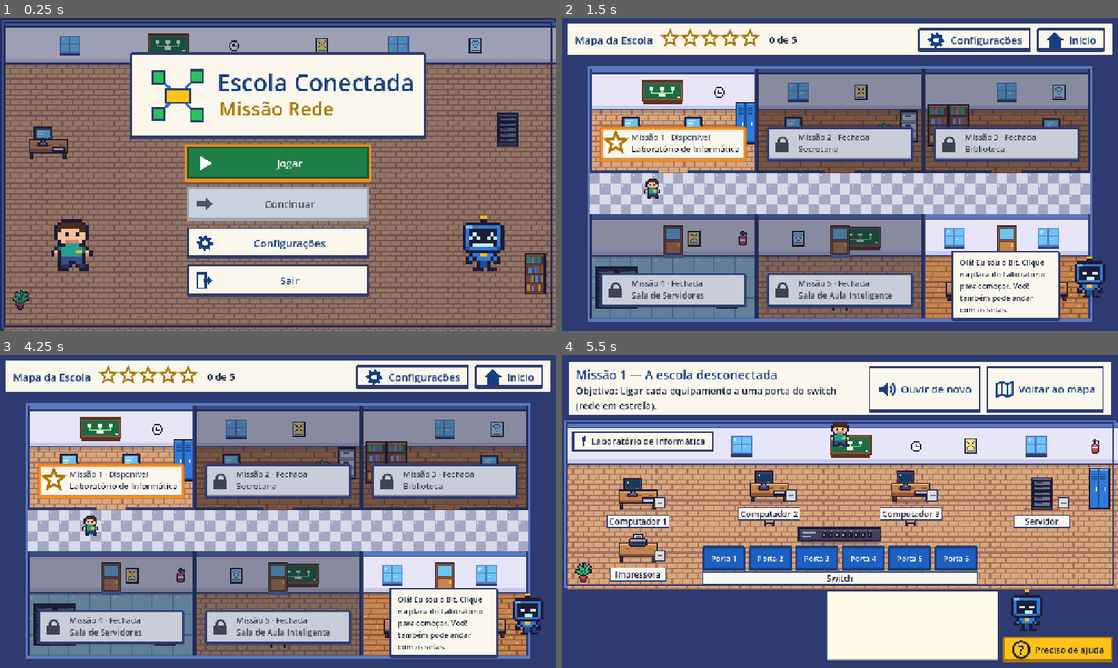
Above: before the commit, frames 1-4 (two rows, left to right).
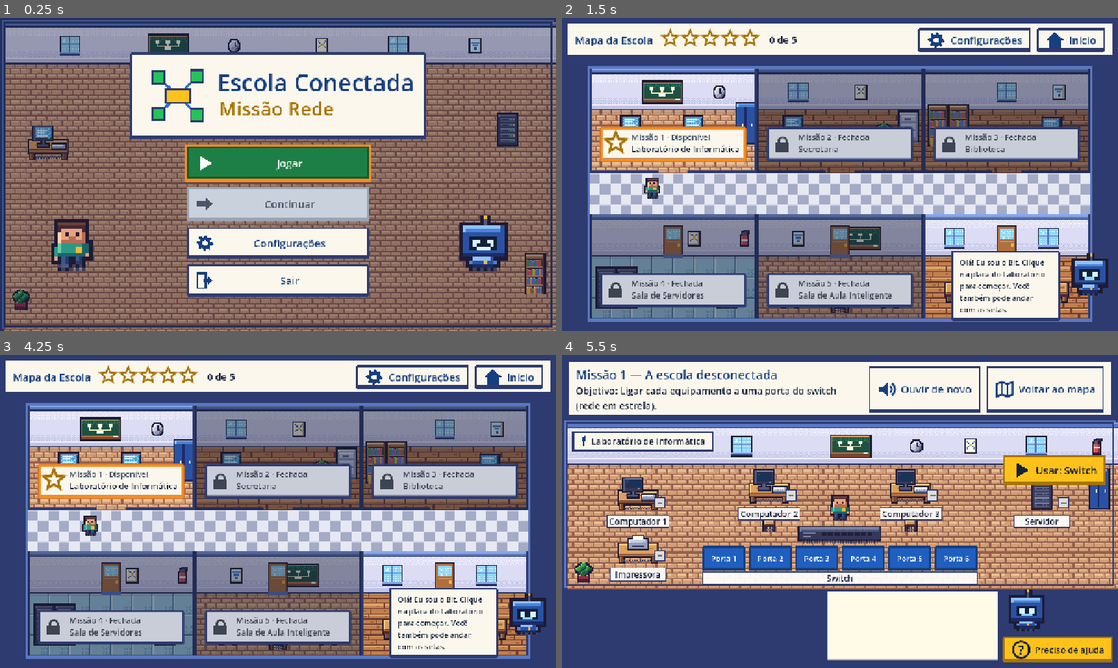
Above: after the commit, the same moments.

Repository: c1miano/escola-conectada-missao-rede
Game: Godot game, scene res://scenes/Main.tscn
Two runs of this game, one before a commit and one after it. Both use one fixed random seed, a clock stepped at 60 frames per second and the inputs below.
Inputs (mouse positions are in pixels of both pictures, inside the frame that each line leads up to):
- Up to frame 1 (0.25 s): no input
- Up to frame 2 (1.5 s): click "Jogar" at 0.5 s; click "Escolher" at 1.25 s
- Up to frame 3 (4.25 s): click "Início" at 2 s; click "Jogar" at 2.75 s; click "Escolher" at 3.5 s
- Up to frame 4 (5.5 s): click (673, 480) at 4.27 s; click "Começar" at 5 s

The runs differ from the first frame. In frame 1, 4.1% of the frame differs, in the area x 1-100%, y 1-100%; in frame 2, 7.3%; in frame 3, 7.2%; in frame 4, 8.1%, in the area x 1-100%, y 21-89%.

Commit message:
Pixel art v2: rampas, sombreado em faixas, caminhada de 4 quadros e validação
Aplica as técnicas dos guias td2d (threedee-twodee) no gerador 2D:
rampas por material com hue shift, luz de cima/esquerda, linhas internas,
contorno automático, sombra pontilhada, limpeza de pixels soltos,
personagens por partes (andar 4 quadros, respirar 2 quadros, leste espelhado)
e validação de paleta, cores, pixels soltos e tremido.

Co-Authored-By: Claude Opus 5.5 <noreply@anthropic.com>
Claude-Session: https://claude.ai/code/session_01ULB8X7t9abp3p422H2gXDy

Diff:
--- a/scripts/missions/mission_3.gd
+++ b/scripts/missions/mission_3.gd
@@ -20,7 +20,7 @@
 func setup() -> void:
 	floor_tile = "piso_madeira"
 	wall_items = [["janela", 0.30], ["cartaz_wifi", 0.42], ["relogio", 0.5], ["janela", 0.62], ["cartaz_rede", 0.72]]
-	floor_items = [["estante", Vector2(0.03, 0.85)], ["estante", Vector2(0.97, 0.85)], ["estante", Vector2(0.30, 0.9)], ["estante", Vector2(0.70, 0.9)]]
+	floor_items = [["estante", Vector2(0.03, 0.74)], ["estante", Vector2(0.97, 0.74)], ["estante", Vector2(0.30, 0.76)], ["estante", Vector2(0.70, 0.76)]]
 	place_icon = "report"
 	set_objective("Fazer a mensagem chegar ao servidor e abrir o site da feira.")
 	pc = DeviceView.new("pc", "Computador da biblioteca", "IP: 192.168.1.20")
--- a/scripts/missions/mission_5.gd
+++ b/scripts/missions/mission_5.gd
@@ -246,11 +246,21 @@
 	person = Control.new()
 	person.custom_minimum_size = Vector2(64, 64)
 	person.mouse_filter = Control.MOUSE_FILTER_IGNORE
-	person.draw.connect(func(): Sprites.draw(person, "visitante", Vector2.ZERO, 4))
+	var walk := {"t": 0.0, "moving": true}
+	person.set_meta("walk", walk)
+	person.draw.connect(func():
+		var w: Dictionary = person.get_meta("walk")
+		Sprites.draw(person, Walker.frame_name("visitante", "esquerda" if w.moving else "baixo", w.moving, w.t, w.t), Vector2.ZERO, 4))
 	place(person, Vector2(0.98, 0.62))
 	var t := animate("m5_presenca")
-	t.tween_method(func(x: float): move_to(person, Vector2(x, 0.62)), 0.98, 0.64, 1.4)
-	t.tween_callback(func():
+	t.tween_method(func(x: float):
+		move_to(person, Vector2(x, 0.62))
+		var w: Dictionary = person.get_meta("walk")
+		w.t += 1.0 / 60.0
+		person.queue_redraw(), 0.98, 0.64, 1.4)
+	t.tween_callback(func():
+		person.get_meta("walk").moving = false
+		person.queue_redraw()
 		iot.value_text = "Presença!"
 		iot.queue_redraw())
 	send_packet(t, "Presença detectada", [iot, ap, sw, panel], Palette.ATTENTION, 0.5)
--- a/scripts/missions/mission_base.gd
+++ b/scripts/missions/mission_base.gd
@@ -61,8 +61,8 @@
 	DeviceView.interceptor = _walk_and_use
 	setup()
 	walker = Walker.new()
+	walker.visible = false
 	stage.add_child(walker)
-	_place_walker.call_deferred()
 
 
 func _exit_tree() -> void:
@@ -302,6 +302,12 @@
 func _update_walker(delta: float) -> void:
 	if walker == null:
 		return
+	if not walker.visible:
+		# só posiciona quando a sala já tem o tamanho final
+		if stage.size.y < Room.WALL_H + 120:
+			return
+		_place_walker()
+		walker.visible = true
 	if not walker.walking_to_target() and not busy:
 		var dir := Vector2.ZERO
 		if Input.is_key_pressed(KEY_A) or Input.is_key_pressed(KEY_LEFT):
--- a/scripts/screens/map_screen.gd
+++ b/scripts/screens/map_screen.gd
@@ -38,6 +38,7 @@
 var player_pos := Vector2.ZERO      # em pixels, relativo à origem do mapa (pés do personagem)
 var facing := "baixo"
 var _walk_t := 0.0
+var _idle_t := 0.0
 var _moving := false
 var _route: Array = []              # pontos para andar sozinho
 var _route_target := 0
@@ -231,6 +232,7 @@
 			dir = to.normalized()
 			player_pos += dir * minf(SPEED * delta, to.length())
 	_moving = dir != Vector2.ZERO
+	_idle_t += delta
 	if _moving:
 		_walk_t += delta
 		if absf(dir.x) > absf(dir.y):
@@ -327,8 +329,7 @@
 
 
 func _draw_player(o: Vector2) -> void:
-	var frame := int(_walk_t * 8.0) % 2 if _moving else 0
-	var name := "tecnico_%s_%d" % [facing, frame]
+	var name := Walker.frame_name("tecnico", facing, _moving, _walk_t, _idle_t)
 	var sz := Sprites.size_of(name)
 	var feet := o + player_pos
 	map.draw_rect(Rect2(feet + Vector2(-sz.x * 0.3, -6), Vector2(sz.x * 0.6, 8)), Color(0.1, 0.1, 0.25, 0.3))
--- a/scripts/ui/bit_view.gd
+++ b/scripts/ui/bit_view.gd
@@ -16,8 +16,7 @@
 
 func _process(delta: float) -> void:
 	_blink += delta
-	if fmod(_blink, 4.0) < 0.15 or fmod(_blink, 4.0) > 3.85:
-		queue_redraw()
+	queue_redraw()
 
 
 func celebrate() -> void:
@@ -37,4 +36,6 @@
 		name = "bit_pensando"
 	if fmod(_blink, 4.0) < 0.15 and mood == "normal":
 		name = "bit_pensando"
-	Sprites.draw_centered(self, name, size / 2.0, 6)
+	# flutua 1 "pixel" do sprite para cima e para baixo (movimento em degraus, sem borrar)
+	var bob := -6.0 if fmod(_blink, 1.2) < 0.6 else 0.0
+	Sprites.draw_centered(self, name, size / 2.0 + Vector2(0, bob), 6)
--- a/scripts/ui/device_view.gd
+++ b/scripts/ui/device_view.gd
@@ -159,8 +159,6 @@
 	var sz := Sprites.size_of(sprite_name())
 	var origin := (c - sz / 2.0).round()
 	var sprite_rect := Rect2(origin, sz)
-	# sombra no chão
-	art.draw_rect(Rect2(origin + Vector2(6, sz.y - 6), Vector2(sz.x - 12, 6)), Color(0.1, 0.1, 0.25, 0.25))
 	if highlighted:
 		var pulse := 0.5 + 0.5 * sin(_t * 5.0)
 		var hr := sprite_rect.grow(6 + round(pulse * 4))
--- a/scripts/ui/walker.gd
+++ b/scripts/ui/walker.gd
@@ -65,6 +65,8 @@
 			moving = true
 	if moving:
 		_t += delta
+	else:
+		_idle_t += delta
 	queue_redraw()
 
 
@@ -87,7 +89,16 @@
 		facing = "baixo" if dir.y > 0 else "cima"
 
 
+var who := "tecnico"
+var _idle_t := 0.0
+
+
+## Nome do quadro atual: caminhada de 4 quadros a 10 por segundo, ou respiração parado (2 quadros).
+static func frame_name(p_who: String, p_facing: String, p_moving: bool, walk_t: float, idle_t: float) -> String:
+	if p_moving:
+		return "%s_%s_%d" % [p_who, p_facing, int(walk_t * 10.0) % 4]
+	return "%s_%s_parado_%d" % [p_who, p_facing, int(idle_t * 1.6) % 2]
+
+
 func _draw() -> void:
-	var frame := int(_t * 8.0) % 2 if moving else 0
-	draw_rect(Rect2(Vector2(size.x * 0.2, size.y - 8), Vector2(size.x * 0.6, 8)), Color(0.1, 0.1, 0.25, 0.3))
-	Sprites.draw(self, "tecnico_%s_%d" % [facing, frame], Vector2.ZERO, SCALE)
+	Sprites.draw(self, frame_name(who, facing, moving, _t, _idle_t), Vector2.ZERO, SCALE)
--- /dev/null
+++ b/tools/pixelart/validacao.json
@@ -0,0 +1,767 @@
+{
+  "sprites": {
+    "piso_tijolo": {
+      "tamanho": [
+        16,
+        16
+      ],
+      "cores": 4,
+      "pixels_soltos": 0
+    },
+    "piso_madeira": {
+      "tamanho": [
+        16,
+        16
+      ],
+      "cores": 4,
+      "pixels_soltos": 0
+    },
+    "piso_frio": {
+      "tamanho": [
+        16,
+        16
+      ],
+      "cores": 4,
+      "pixels_soltos": 0
+    },
+    "piso_corredor": {
+      "tamanho": [
+        16,
+        16
+      ],
+      "cores": 3,
+      "pixels_soltos": 0
+    },
+    "parede": {
+      "tamanho": [
+        16,
+        32
+      ],
+      "cores": 6,
+      "pixels_soltos": 0
+    },
+    "moldura": {
+      "tamanho": [
+        16,
+        16
+      ],
+      "cores": 3,
+      "pixels_soltos": 0
+    },
+    "quadro": {
+      "tamanho": [
+        32,
+        18
+      ],
+      "cores": 8,
+      "pixels_soltos": 0
+    },
+    "relogio": {
+      "tamanho": [
+        10,
+        10
+      ],
+      "cores": 6,
+      "pixels_soltos": 0
+    },
+    "janela": {
+      "tamanho": [
+        16,
+        16
+      ],
+      "cores": 6,
+      "pixels_soltos": 0
+    },
+    "cartaz_rede": {
+      "tamanho": [
+        10,
+        12
+      ],
+      "cores": 6,
+      "pixels_soltos": 0
+    },
+    "cartaz_wifi": {
+      "tamanho": [
+        10,
+        12
+      ],
+      "cores": 5,
+      "pixels_soltos": 0
+    },
+    "bilhete": {
+      "tamanho": [
+        9,
+        9
+      ],
+      "cores": 3,
+      "pixels_soltos": 0
+    },
+    "extintor": {
+      "tamanho": [
+        9,
+        13
+      ],
+      "cores": 8,
+      "pixels_soltos": 0
+    },
+    "mesa": {
+      "tamanho": [
+        32,
+        16
+      ],
+      "cores": 7,
+      "pixels_soltos": 18
+    },
+    "mesinha": {
+      "tamanho": [
+        16,
+        16
+      ],
+      "cores": 7,
+      "pixels_soltos": 4
+    },
+    "cadeira": {
+      "tamanho": [
+        16,
+        16
+      ],
+      "cores": 7,
+      "pixels_soltos": 2
+    },
+    "estante": {
+      "tamanho": [
+        16,
+        32
+      ],
+      "cores": 16,
+      "pixels_soltos": 0
+    },
+    "armario": {
+      "tamanho": [
+        16,
+        32
+      ],
+      "cores": 6,
+      "pixels_soltos": 0
+    },
+    "arquivo": {
+      "tamanho": [
+        16,
+        24
+      ],
+      "cores": 5,
+      "pixels_soltos": 0
+    },
+    "planta": {
+      "tamanho": [
+        16,
+        16
+      ],
+      "cores": 9,
+      "pixels_soltos": 0
+    },
+    "rack": {
+      "tamanho": [
+        16,
+        32
+      ],
+      "cores": 7,
+      "pixels_soltos": 0
+    },
+    "porta": {
+      "tamanho": [
+        16,
+        24
+      ],
+      "cores": 8,
+      "pixels_soltos": 0
+    },
+    "impressora": {
+      "tamanho": [
+        32,
+        26
+      ],
+      "cores": 14,
+      "pixels_soltos": 18
+    },
+    "sensor_temp": {
+      "tamanho": [
+        32,
+        26
+      ],
+      "cores": 13,
+      "pixels_soltos": 4
+    },
+    "bit": {
+      "tamanho": [
+        16,
+        16
+      ],
+      "cores": 11,
+      "pixels_soltos": 0
+    },
+    "bit_feliz": {
+      "tamanho": [
+        16,
+        16
+      ],
+      "cores": 10,
+      "pixels_soltos": 0
+    },
+    "bit_pensando": {
+      "tamanho": [
+        16,
+        16
+      ],
+      "cores": 10,
+      "pixels_soltos": 0
+    },
+    "pc_off": {
+      "tamanho": [
+        32,
+        26
+      ],
+      "cores": 16,
+      "pixels_soltos": 18
+    },
+    "notebook_off": {
+      "tamanho": [
+        32,
+        26
+      ],
+      "cores": 14,
+      "pixels_soltos": 18
+    },
+    "servidor_off": {
+      "tamanho": [
+        32,
+        26
+      ],
+      "cores": 6,
+      "pixels_soltos": 0
+    },
+    "switch_off": {
+      "tamanho": [
+        64,
+        16
+      ],
+      "cores": 6,
+      "pixels_soltos": 0
+    },
+    "ap_off": {
+      "tamanho": [
+        32,
+        26
+      ],
+      "cores": 13,
+      "pixels_soltos": 4
+    },
+    "painel_off": {
+      "tamanho": [
+        32,
+        26
+      ],
+      "cores": 11,
+      "pixels_soltos": 18
+    },
+    "lampada_off": {
+      "tamanho": [
+        32,
+        26
+      ],
+      "cores": 13,
+      "pixels_soltos": 4
+    },
+    "sensor_pres_off": {
+      "tamanho": [
+        32,
+        26
+      ],
+      "cores": 15,
+      "pixels_soltos": 4
+    },
+    "pc_on": {
+      "tamanho": [
+        32,
+        26
+      ],
+      "cores": 18,
+      "pixels_soltos": 18
+    },
+    "notebook_on": {
+      "tamanho": [
+        32,
+        26
+      ],
+      "cores": 16,
+      "pixels_soltos": 18
+    },
+    "servidor_on": {
+      "tamanho": [
+        32,
+        26
+      ],
+      "cores": 8,
+      "pixels_soltos": 0
+    },
+    "switch_on": {
+      "tamanho": [
+        64,
+        16
+      ],
+      "cores": 7,
+      "pixels_soltos": 0
+    },
+    "ap_on": {
+      "tamanho": [
+        32,
+        26
+      ],
+      "cores": 15,
+      "pixels_soltos": 4
+    },
+    "painel_on": {
+      "tamanho": [
+        32,
+        26
+      ],
+      "cores": 14,
+      "pixels_soltos": 18
+    },
+    "lampada_on": {
+      "tamanho": [
+        32,
+        26
+      ],
+      "cores": 13,
+      "pixels_soltos": 47
+    },
+    "sensor_pres_on": {
+      "tamanho": [
+        32,
+        26
+      ],
+      "cores": 15,
+      "pixels_soltos": 4
+    },
+    "tecnico_baixo_0": {
+      "tamanho": [
+        16,
+        16
+      ],
+      "cores": 16,
+      "pixels_soltos": 0
+    },
+    "tecnico_baixo_1": {
+      "tamanho": [
+        16,
+        16
+      ],
+      "cores": 15,
+      "pixels_soltos": 0
+    },
+    "tecnico_baixo_2": {
+      "tamanho": [
+        16,
+        16
+      ],
+      "cores": 16,
+      "pixels_soltos": 0
+    },
+    "tecnico_baixo_3": {
+      "tamanho": [
+        16,
+        16
+      ],
+      "cores": 15,
+      "pixels_soltos": 0
+    },
+    "tecnico_baixo_parado_0": {
+      "tamanho": [
+        16,
+        16
+      ],
+      "cores": 15,
+      "pixels_soltos": 0
+    },
+    "tecnico_baixo_parado_1": {
+      "tamanho": [
+        16,
+        16
+      ],
+      "cores": 15,
+      "pixels_soltos": 0
+    },
+    "tecnico_cima_0": {
+      "tamanho": [
+        16,
+        16
+      ],
+      "cores": 14,
+      "pixels_soltos": 0
+    },
+    "tecnico_cima_1": {
+      "tamanho": [
+        16,
+        16
+      ],
+      "cores": 13,
+      "pixels_soltos": 0
+    },
+    "tecnico_cima_2": {
+      "tamanho": [
+        16,
+        16
+      ],
+      "cores": 14,
+      "pixels_soltos": 0
+    },
+    "tecnico_cima_3": {
+      "tamanho": [
+        16,
+        16
+      ],
+      "cores": 13,
+      "pixels_soltos": 0
+    },
+    "tecnico_cima_parado_0": {
+      "tamanho": [
+        16,
+        16
+      ],
+      "cores": 13,
+      "pixels_soltos": 0
+    },
+    "tecnico_cima_parado_1": {
+      "tamanho": [
+        16,
+        16
+      ],
+      "cores": 13,
+      "pixels_soltos": 0
+    },
+    "tecnico_esquerda_0": {
+      "tamanho": [
+        16,
+        16
+      ],
+      "cores": 14,
+      "pixels_soltos": 0
+    },
+    "tecnico_direita_0": {
+      "tamanho": [
+        16,
+        16
+      ],
+      "cores": 14,
+      "pixels_soltos": 0
+    },
+    "tecnico_esquerda_1": {
+      "tamanho": [
+        16,
+        16
+      ],
+      "cores": 14,
+      "pixels_soltos": 0
+    },
+    "tecnico_direita_1": {
+      "tamanho": [
+        16,
+        16
+      ],
+      "cores": 14,
+      "pixels_soltos": 0
+    },
+    "tecnico_esquerda_2": {
+      "tamanho": [
+        16,
+        16
+      ],
+      "cores": 14,
+      "pixels_soltos": 0
+    },
+    "tecnico_direita_2": {
+      "tamanho": [
+        16,
+        16
+      ],
+      "cores": 14,
+      "pixels_soltos": 0
+    },
+    "tecnico_esquerda_3": {
+      "tamanho": [
+        16,
+        16
+      ],
+      "cores": 14,
+      "pixels_soltos": 0
+    },
+    "tecnico_direita_3": {
+      "tamanho": [
+        16,
+        16
+      ],
+      "cores": 14,
+      "pixels_soltos": 0
+    },
+    "tecnico_esquerda_parado_0": {
+      "tamanho": [
+        16,
+        16
+      ],
+      "cores": 14,
+      "pixels_soltos": 0
+    },
+    "tecnico_direita_parado_0": {
+      "tamanho": [
+        16,
+        16
+      ],
+      "cores": 14,
+      "pixels_soltos": 0
+    },
+    "tecnico_esquerda_parado_1": {
+      "tamanho": [
+        16,
+        16
+      ],
+      "cores": 14,
+      "pixels_soltos": 0
+    },
+    "tecnico_direita_parado_1": {
+      "tamanho": [
+        16,
+        16
+      ],
+      "cores": 14,
+      "pixels_soltos": 0
+    },
+    "visitante_baixo_0": {
+      "tamanho": [
+        16,
+        16
+      ],
+      "cores": 15,
+      "pixels_soltos": 0
+    },
+    "visitante_baixo_1": {
+      "tamanho": [
+        16,
+        16
+      ],
+      "cores": 14,
+      "pixels_soltos": 0
+    },
+    "visitante_baixo_2": {
+      "tamanho": [
+        16,
+        16
+      ],
+      "cores": 15,
+      "pixels_soltos": 0
+    },
+    "visitante_baixo_3": {
+      "tamanho": [
+        16,
+        16
+      ],
+      "cores": 14,
+      "pixels_soltos": 0
+    },
+    "visitante_baixo_parado_0": {
+      "tamanho": [
+        16,
+        16
+      ],
+      "cores": 14,
+      "pixels_soltos": 0
+    },
+    "visitante_baixo_parado_1": {
+      "tamanho": [
+        16,
+        16
+      ],
+      "cores": 14,
+      "pixels_soltos": 0
+    },
+    "visitante_cima_0": {
+      "tamanho": [
+        16,
+        16
+      ],
+      "cores": 14,
+      "pixels_soltos": 0
+    },
+    "visitante_cima_1": {
+      "tamanho": [
+        16,
+        16
+      ],
+      "cores": 13,
+      "pixels_soltos": 0
+    },
+    "visitante_cima_2": {
+      "tamanho": [
+        16,
+        16
+      ],
+      "cores": 14,
+      "pixels_soltos": 0
+    },
+    "visitante_cima_3": {
+      "tamanho": [
+        16,
+        16
+      ],
+      "cores": 13,
+      "pixels_soltos": 0
+    },
+    "visitante_cima_parado_0": {
+      "tamanho": [
+        16,
+        16
+      ],
+      "cores": 13,
+      "pixels_soltos": 0
+    },
+    "visitante_cima_parado_1": {
+      "tamanho": [
+        16,
+        16
+      ],
+      "cores": 13,
+      "pixels_soltos": 0
+    },
+    "visitante_esquerda_0": {
+      "tamanho": [
+        16,
+        16
+      ],
+      "cores": 14,
+      "pixels_soltos": 0
+    },
+    "visitante_direita_0": {
+      "tamanho": [
+        16,
+        16
+      ],
+      "cores": 14,
+      "pixels_soltos": 0
+    },
+    "visitante_esquerda_1": {
+      "tamanho": [
+        16,
+        16
+      ],
+      "cores": 14,
+      "pixels_soltos": 0
+    },
+    "visitante_direita_1": {
+      "tamanho": [
+        16,
+        16
+      ],
+      "cores": 14,
+      "pixels_soltos": 0
+    },
+    "visitante_esquerda_2": {
+      "tamanho": [
+        16,
+        16
+      ],
+      "cores": 14,
+      "pixels_soltos": 0
+    },
+    "visitante_direita_2": {
+      "tamanho": [
+        16,
+        16
+      ],
+      "cores": 14,
+      "pixels_soltos": 0
+    },
+    "visitante_esquerda_3": {
+      "tamanho": [
+        16,
+        16
+      ],
+      "cores": 14,
+      "pixels_soltos": 0
+    },
+    "visitante_direita_3": {
+      "tamanho": [
+        16,
+        16
+      ],
+      "cores": 14,
+      "pixels_soltos": 0
+    },
+    "visitante_esquerda_parado_0": {
+      "tamanho": [
+        16,
+        16
+      ],
+      "cores": 14,
+      "pixels_soltos": 0
+    },
+    "visitante_direita_parado_0": {
+      "tamanho": [
+        16,
+        16
+      ],
+      "cores": 14,
+      "pixels_soltos": 0
+    },
+    "visitante_esquerda_parado_1": {
+      "tamanho": [
+        16,
+        16
+      ],
+      "cores": 14,
+      "pixels_soltos": 0
+    },
+    "visitante_direita_parado_1": {
+      "tamanho": [
+        16,
+        16
+      ],
+      "cores": 14,
+      "pixels_soltos": 0
+    },
+    "visitante": {
+      "tamanho": [
+        16,
+        16
+      ],
+      "cores": 15,
+      "pixels_soltos": 0
+    }
+  },
+  "problemas": [],
+  "animacoes": {
+    "tecnico_baixo_andar": {
+      "quadros": 4,
+      "maior_tremido_px": 0.65
+    },
+    "tecnico_cima_andar": {
+      "quadros": 4,
+      "maior_tremido_px": 0.65
+    },
+    "tecnico_esquerda_andar": {
+      "quadros": 4,
+      "maior_tremido_px": 0.84
+    },
+    "visitante_baixo_andar": {
+      "quadros": 4,
+      "maior_tremido_px": 0.65
+    },
+    "visitante_cima_andar": {
+      "quadros": 4,
+      "maior_tremido_px": 0.65
+    },
+    "visitante_esquerda_andar": {
+      "quadros": 4,
+      "maior_tremido_px": 0.84
+    }
+  }
+}
Binary file changed: assets/sprites/ap_off.png
Binary file changed: assets/sprites/ap_on.png
Binary file changed: assets/sprites/armario.png
Binary file changed: assets/sprites/arquivo.png
Binary file changed: assets/sprites/bilhete.png
Binary file changed: assets/sprites/bit.png
Binary file changed: assets/sprites/bit_feliz.png
Binary file changed: assets/sprites/bit_pensando.png
Binary file changed: assets/sprites/cadeira.png
Binary file changed: assets/sprites/cartaz_rede.png
Binary file changed: assets/sprites/cartaz_wifi.png
Binary file changed: assets/sprites/estante.png
(and 122 more such lines)
